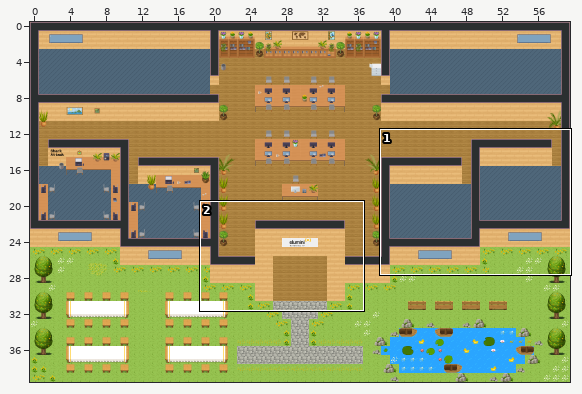
Tiled map (JSON): maps/map.tmj. Above, an overview of the earlier version with the close-up marked.
Close-up. As it was:
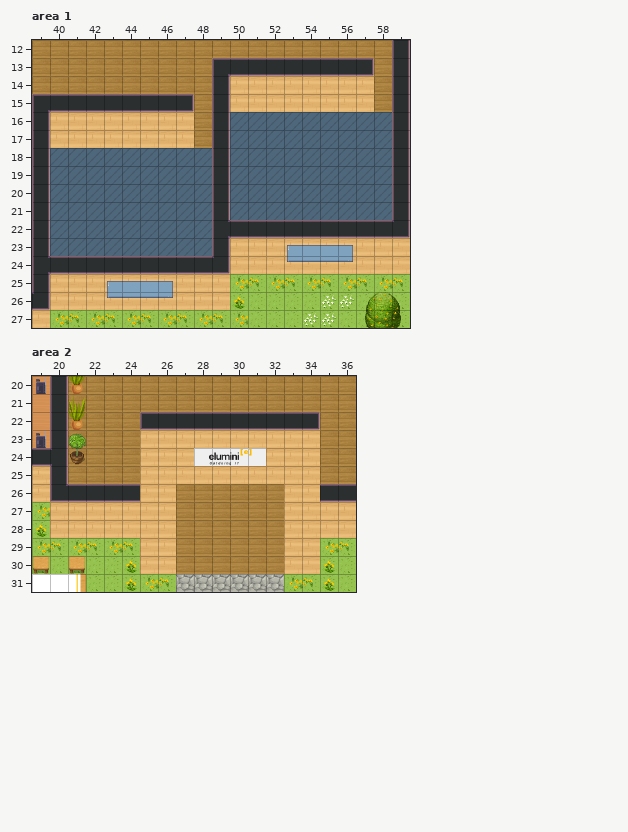
Cells are 32x32 px. Shown: area 1 x 39..59, y 12..27; area 2 x 19..36, y 20..31. The commit also changed other parts of the map, which this record leaves out.
Now the later version:
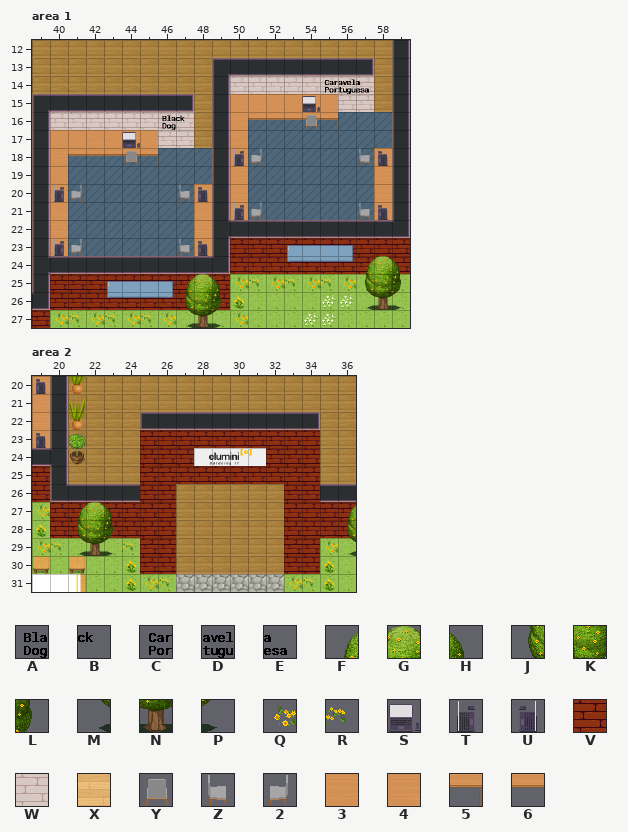
Key: from "Esquadroes": A 4, B 5, C 6, D 7, E 8; from "WA_Exterior": F 84, G 85, H 86, J 109, K 110, L 111, M 134, N 135, P 136, Q 575, R 576; from "WA_Miscellaneous": S 23, T 24, U 25; from "WA_Room_Builder": V 285, W 310, X 350; from "WA_Seats": Y 118, Z 119, 2 120; from "WA_Tables": 3 10, 4 13, 5 21, 6 23.
_ is an empty cell, # one hidden under a higher layer.
Tiles of an added or newly shown layer are drawn over the layers below it.
The edit:
Layer "Paredes", area 1:
y 14: x 50..57 XXXXXXXX -> WWWWWWWW
y 15: x 50..57 XXXXXXXX -> ######WW
y 16: x 40..47 XXXXXXXX -> WWWWWWWW
y 17: x 40..47 XXXXXXXX -> ######WW
y 23..24: x 50..59 XXXXXXXXXX -> VVVVVVVVVV
y 25: x 40..49 XXXXXXXXXX -> VVVVVVVVVV
y 26: x 40..49 XXXXXXXXXX -> VVVVVVVV#V
y 27: x 39 X -> V
Layer "Sobre o Jardim", area 1:
y 24: x 57..59 ___ -> FGH
y 25: x 47..49 ___ -> FGH; x 57..59 RQR -> JKL
y 26: x 47..49 ___ -> JKL; x 57..59 FGH -> MNP
y 27: x 47..49 RQR -> MNP; x 57..59 JKL -> ___
Layer "Sala Dog Mesa" (added), area 1:
y 17: x 40..45 ______ -> 333333
y 18: x 40..45 ______ -> 366665
y 19: x 40 _ -> 3
y 20..23: x 40 _ -> 4; x 48 _ -> 4
Layer "Sala Dog Computadores" (added), area 1:
y 17: x 44 _ -> S
y 20: x 40 _ -> T; x 48 _ -> U
y 23: x 40 _ -> T; x 48 _ -> U
Layer "Sala Dog Cadeiras" (added), area 1:
y 18: x 44 _ -> Y
y 20: x 41 _ -> 2; x 47 _ -> Z
y 23: x 41 _ -> 2; x 47 _ -> Z
Layer "Sala Caravela Mesa" (added), area 1:
y 15: x 50..55 ______ -> 333333
y 16: x 50..55 ______ -> 366665
y 17: x 50 _ -> 3
y 18..21: x 50 _ -> 4; x 58 _ -> 4
Layer "Sala Caravela Computadores" (added), area 1:
y 15: x 54 _ -> S
y 18: x 50 _ -> T; x 58 _ -> U
y 21: x 50 _ -> T; x 58 _ -> U
Layer "Sala Caravela Cadeiras" (added), area 1:
y 16: x 54 _ -> Y
y 18: x 51 _ -> 2; x 57 _ -> Z
y 21: x 51 _ -> 2; x 57 _ -> Z
Layer "Decoracao Saguao", area 1:
y 14: x 55..57 ___ -> CDE
y 16: x 46..47 __ -> AB
Layer "Paredes", area 2:
y 25: x 19 X -> V
y 26: x 19 X -> V; x 25..26 XX -> VV; x 33..34 XX -> VV
y 27: x 20..26 XXXXXXX -> VVVVVVV; x 33..36 XXXX -> VVVV
y 28: x 20..26 XXXXXXX -> VV#VVVV; x 33..36 XXXX -> VVVV
y 29..30: x 25..26 XX -> VV; x 33..34 XX -> VV
Layer "Sobre o Jardim", area 2:
y 27: x 21..23 ___ -> FGH; x 36 _ -> F
y 28: x 21..23 ___ -> JKL; x 36 _ -> J
y 29: x 21..23 QRQ -> MNP; x 36 R -> M
Layer "Arco Entrada", area 2:
y 23: x 25..34 XXXXXXXXXX -> VVVVVVVVVV
y 24: x 25..27 XXX -> VVV; x 32..34 XXX -> VVV
y 25: x 25..34 XXXXXXXXXX -> VVVVVVVVVV
Where, in picture pixels (left, top, right, bottom), the same in both close-ups:
changed: (32, 76, 410, 328)
changed: (32, 430, 356, 574)
